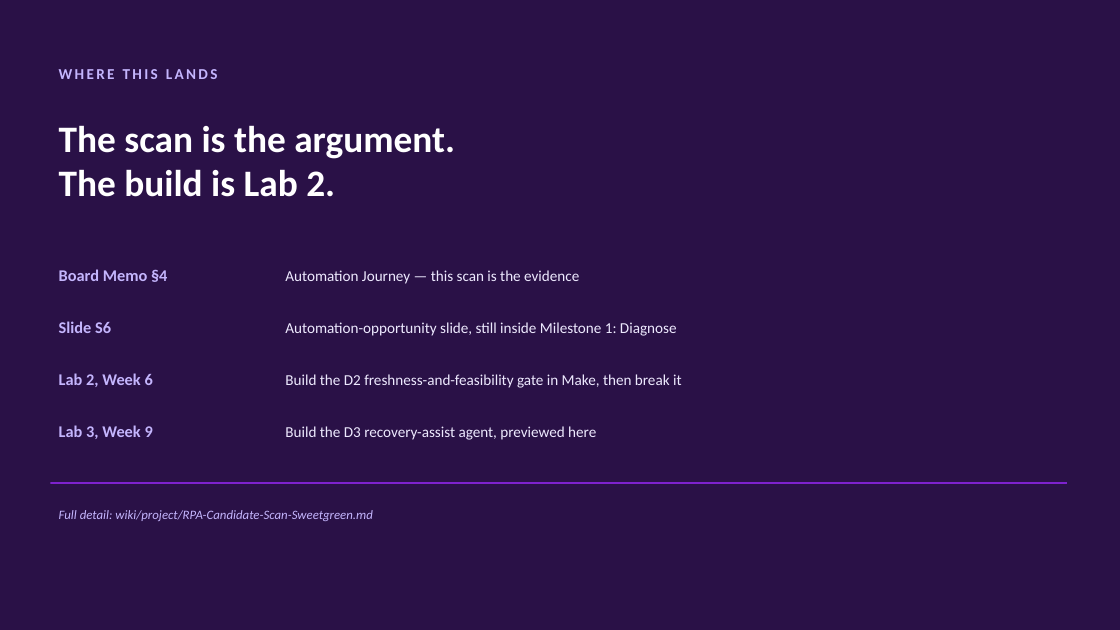
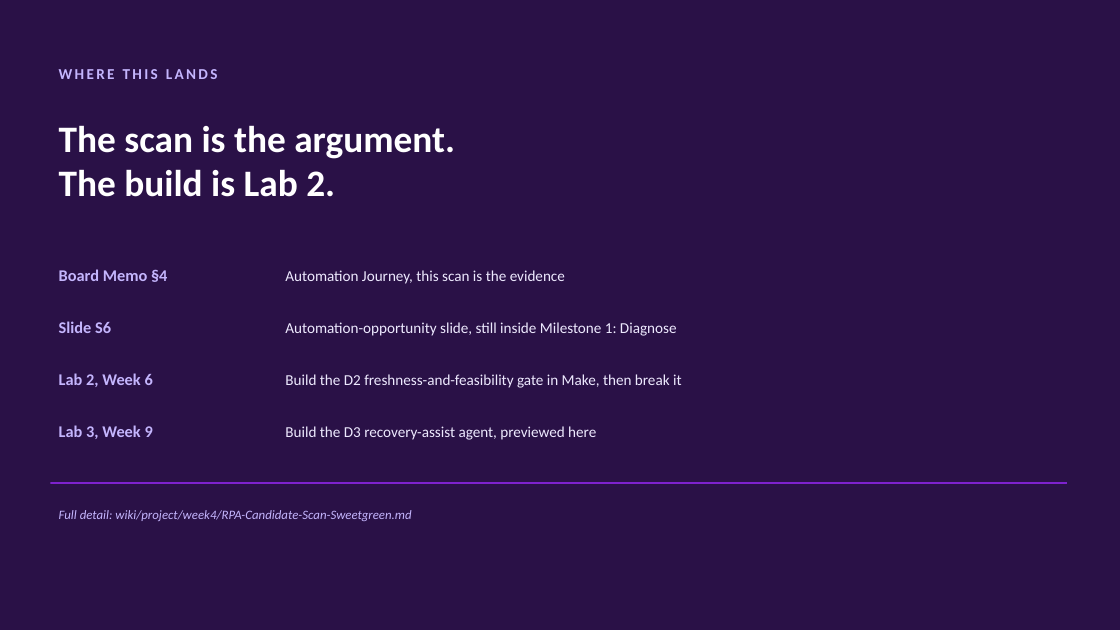
Before and after one commit to salawhaaat/erp2agentic, a slide deck: slide 6 of wiki/project/week4/Week4-Presentation-Sweetgreen.pptx. Drawn at 1120x630 pixels with LibreOffice and Linux fonts; fonts in the diff are those of the drawing. Boxes give left, top, right and bottom in pixels: in the first picture for what was removed or moved away, otherwise in the second. Text is boxed around its words. In the diff, an @@ line names an element or a change of style, - is before the commit and + after.

```diff
--- a/wiki/project/week4/Week4-Presentation-Sweetgreen.pptx
+++ b/wiki/project/week4/Week4-Presentation-Sweetgreen.pptx
@@ text at <box>285,270,565,284</box>: text changed @@
-Automation Journey — this scan is the evidence
+Automation Journey, this scan is the evidence
@@ text at <box>59,510,411,521</box>: text changed @@
-Full detail: wiki/project/RPA-Candidate-Scan-Sweetgreen.md
+Full detail: wiki/project/week4/RPA-Candidate-Scan-Sweetgreen.md
```
Also in this commit, not shown: 4 other slides changed, 42 other files.
